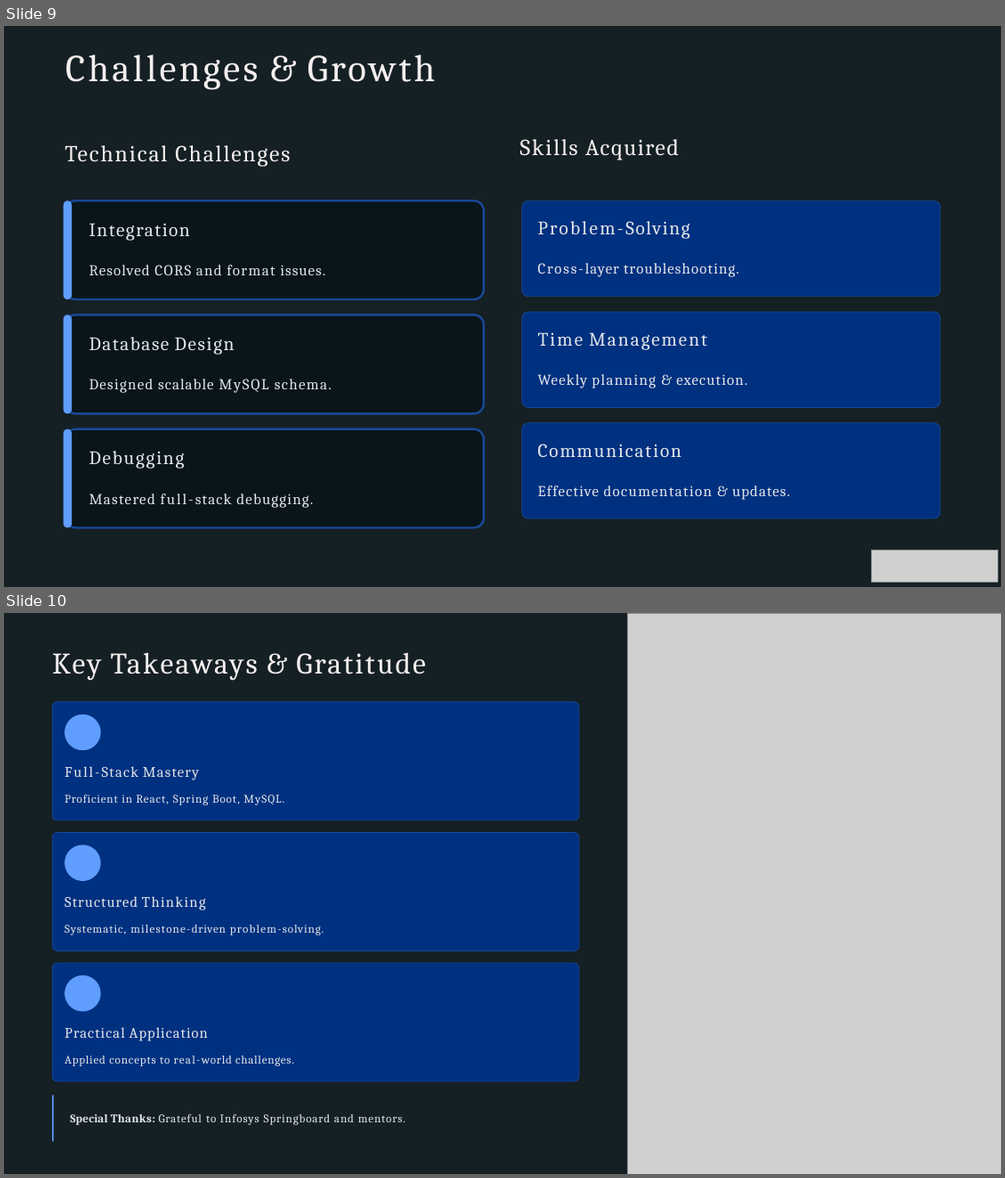
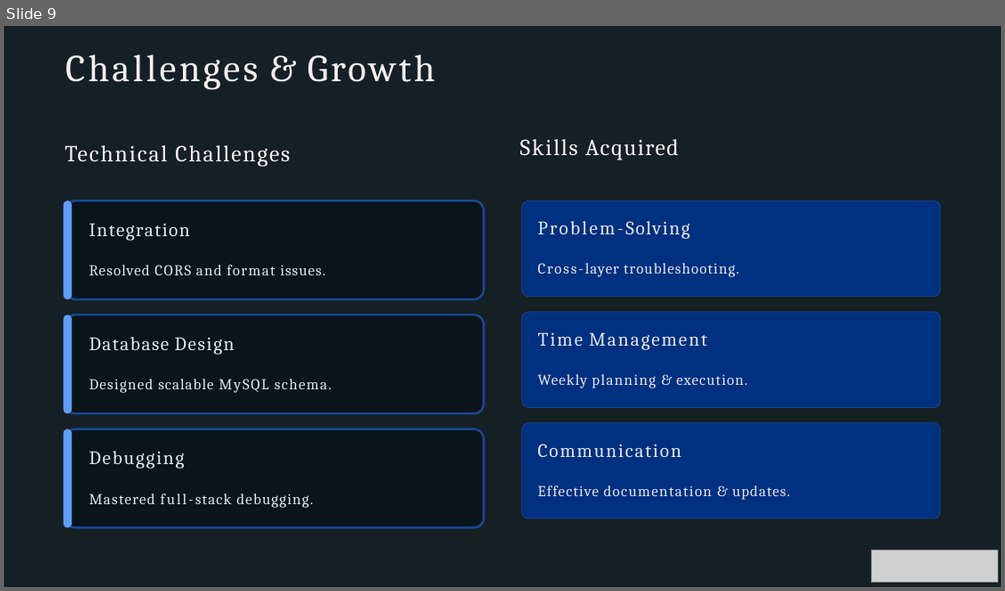
Before and after one commit to Vishok-2006/InsureAI, a slide deck: Infosys-Springboard-Virtual-Internship-6.0 (1).pptx. Shown one above the other, each under a label of ours: slides 9 and 10 before the commit, slide 9 after it. The pictures are 1005x1178 and 1005x591 pixels, drawn with LibreOffice and Linux fonts; fonts in the diff are those of the drawing; grey boxes stand for pictures; background and template pictures are left out. Boxes give left, top, right and bottom in pixels: in the first picture for what was removed or moved away, otherwise in the second. Text is boxed around its words. In the diff, an @@ line names an element or a change of style, - is before the commit and + after.

```diff
--- a/Infosys-Springboard-Virtual-Internship-6.0 (1).pptx
+++ b/Infosys-Springboard-Virtual-Internship-6.0 (1).pptx
@@ slide 10 removed at (4, 613, 1001, 1174), background #FFFFFF; not listed: 1 template element that a slide beside it also shows @@
@@ picture removed at (627, 613, 1001, 1174) @@
@@ title removed at (52, 652, 426, 681) @@
-Key Takeaways & Gratitude
@@ freeform shape removed at (52, 701, 578, 819) @@
@@ freeform shape removed at (52, 701, 578, 819) @@
@@ freeform shape removed at (65, 714, 100, 751) @@
@@ text removed at (65, 766, 284, 805) @@
-Full-Stack Mastery
-Proficient in React, Spring Boot, MySQL.
@@ freeform shape removed at (52, 832, 578, 950) @@
@@ freeform shape removed at (52, 832, 578, 950) @@
@@ freeform shape removed at (65, 844, 100, 881) @@
@@ text removed at (65, 896, 324, 935) @@
-Structured Thinking
-Systematic, milestone-driven problem-solving.
@@ freeform shape removed at (52, 963, 578, 1081) @@
@@ freeform shape removed at (52, 963, 578, 1081) @@
@@ freeform shape removed at (65, 975, 100, 1011) @@
@@ text removed at (65, 1027, 294, 1066) @@
-Practical Application
-Applied concepts to real-world challenges.
@@ freeform shape removed at (52, 1094, 53, 1141) @@
@@ text removed at (70, 1113, 405, 1125) @@
-Special Thanks: Grateful to Infosys Springboard and mentors.
@@ slide 9 changed as well @@
@@ freeform shape at (522, 201, 939, 297): outline redrawn @@
@@ freeform shape at (522, 201, 939, 297): outline redrawn @@
```
Also in this commit, not shown: 4 other slides changed.
